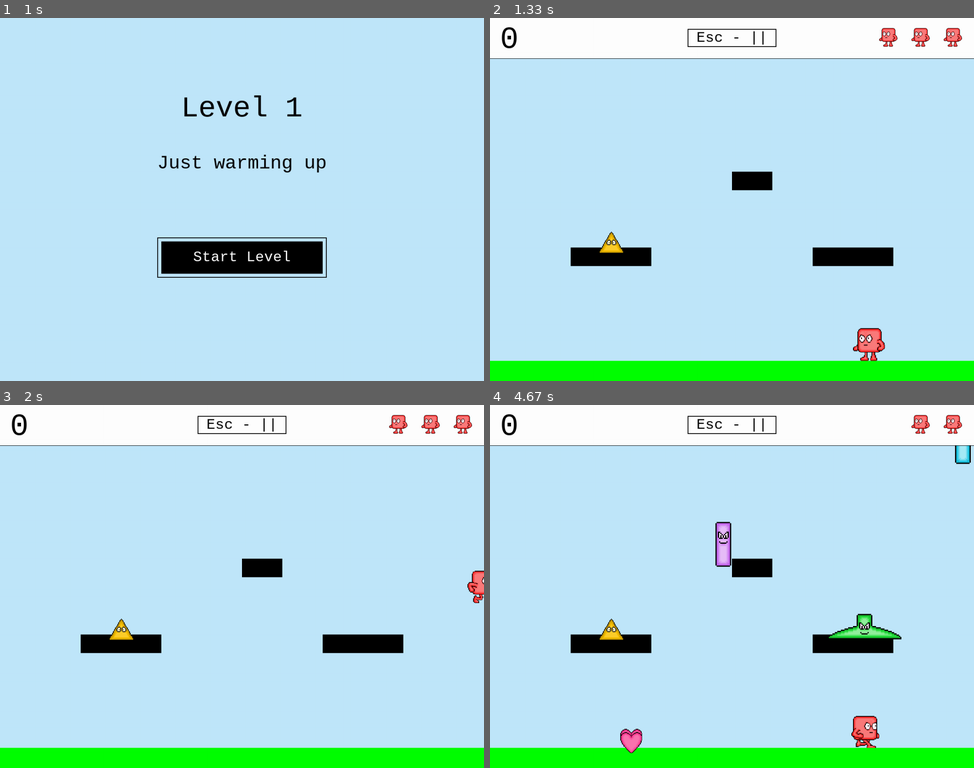
Above: before the commit, frames 1-4 (two rows, left to right).
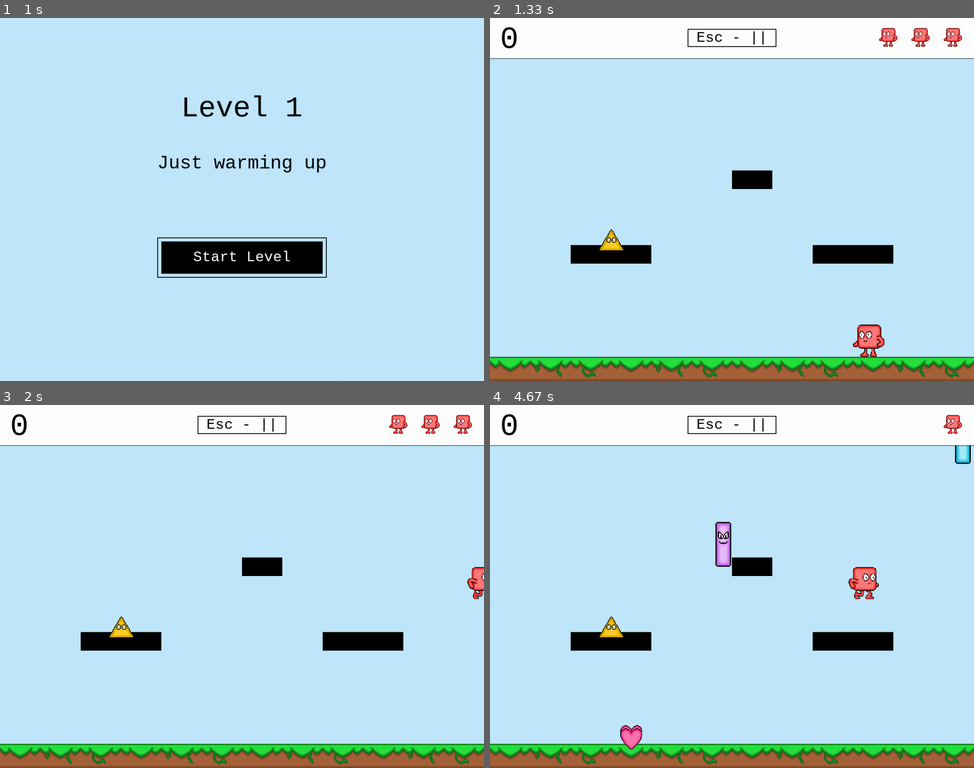
Above: after the commit, the same moments.

Repository: stevenacalhoun/geoplay
Game: pygame game, started from geometricPlay.py
The game is run twice, just before and just after one commit, with the same random seed, the same clock (stepped at 60 frames per second) and the same inputs.
Inputs:
- Up to frame 1 (1 s): hold Right 0.33-0.8 s; tap Enter at 0.83 s
- Up to frame 2 (1.33 s): tap Enter at 1.17 s
- Up to frame 3 (2 s): hold Right 1.5-1.97 s; tap Space at 1.57, 1.87 s
- Up to frame 4 (4.67 s): hold Left 2-2.53 s; tap Space at 2.07, 2.37, 2.63, 2.93, 3.07, 3.37, 3.73, 4.03, 4.23, 4.53 s; hold Left 2.57-2.97 s; hold Right 3-3.63 s; hold Left 3.67-4.13 s; hold Right 4.17-4.63 s

Frame 1 is identical in both runs. In frame 2, 7.8% of the frame differs, in the area x 0-100%, y 41-100%; in frame 3, 7.6%; in frame 4, 8.9%, in the area x 0-100%, y 2-100%.

Commit message:
Added the ground images to the game

Diff:
--- a/lib/constants.py
+++ b/lib/constants.py
@@ -6,7 +6,7 @@
 LIVES_POS = (1125, 25)
 SCORE_FONT_SIZE = 72
 HUD_HEIGHT = 100
-GROUND_HEIGHT = 50
+GROUND_HEIGHT = 60
 GROUND_TILE_WIDTH = 100
 
 # Colors
--- a/lib/scenes.py
+++ b/lib/scenes.py
@@ -578,8 +578,8 @@
   def generateGround(self):
     numTiles = int(SCREEN_WIDTH/GROUND_TILE_WIDTH)
 
-    for tileNum in range(0, numTiles):
-      groundPiece = Ground(self.screen, (GROUND_TILE_WIDTH*tileNum, (SCREEN_HEIGHT - GROUND_HEIGHT)), (GROUND_TILE_WIDTH, GROUND_HEIGHT))
+    for tileNum in range(0, 12):
+      groundPiece = Ground(self.screen, (GROUND_TILE_WIDTH*tileNum, (SCREEN_HEIGHT - GROUND_HEIGHT)), (GROUND_TILE_WIDTH, GROUND_HEIGHT), tileNum%3)
       self.platformSpriteGroup.add(groundPiece)
       self.platforms.append(groundPiece)
 
--- a/lib/sprites.py
+++ b/lib/sprites.py
@@ -418,14 +418,24 @@
 # Ground class
 class Ground(pygame.sprite.Sprite):
   # Initializer
-  def __init__(self, screen, position, size):
+  def __init__(self, screen, position, size, groundType):
     pygame.sprite.Sprite.__init__(self)
 
     self.width, self.height = size
 
     # Simple rectangular image
-    self.image = pygame.Surface(size)
-    self.image.fill(GREEN)
+    if groundType == 0:
+      rawImage = pygame.image.load("images/sprites-individ/grass1.png").convert()
+      self.image = pygame.transform.scale2x(rawImage)
+      # self.image = pygame.Surface(size)
+    elif groundType == 1:
+      rawImage = pygame.image.load("images/sprites-individ/grass2.png").convert()
+      self.image = pygame.transform.scale2x(rawImage)
+      # self.image = pygame.Surface(size)
+    elif groundType == 2:
+      rawImage = pygame.image.load("images/sprites-individ/grass3.png").convert()
+      self.image = pygame.transform.scale2x(rawImage)
+      # self.image = pygame.Surface(size)
 
     self.screen = screen
 
Not shown, added: sounds/landing.wav
Not shown, added: sounds/landing2.wav
Not shown, added: sounds/mcSquareJump.wav
Not shown, added: sounds/menuDown.wav
Not shown, added: sounds/menuEnter.wav
Not shown, added: sounds/menuUp.wav
Not shown, added: sounds/powerUpGrab.wav
Not shown, added: sounds/rectBounce.wav
Not shown, added: sounds/rectExplode.wav
Not shown, added: sounds/rectPuddle.wav
Not shown, added: sounds/vanishing rect.wav
